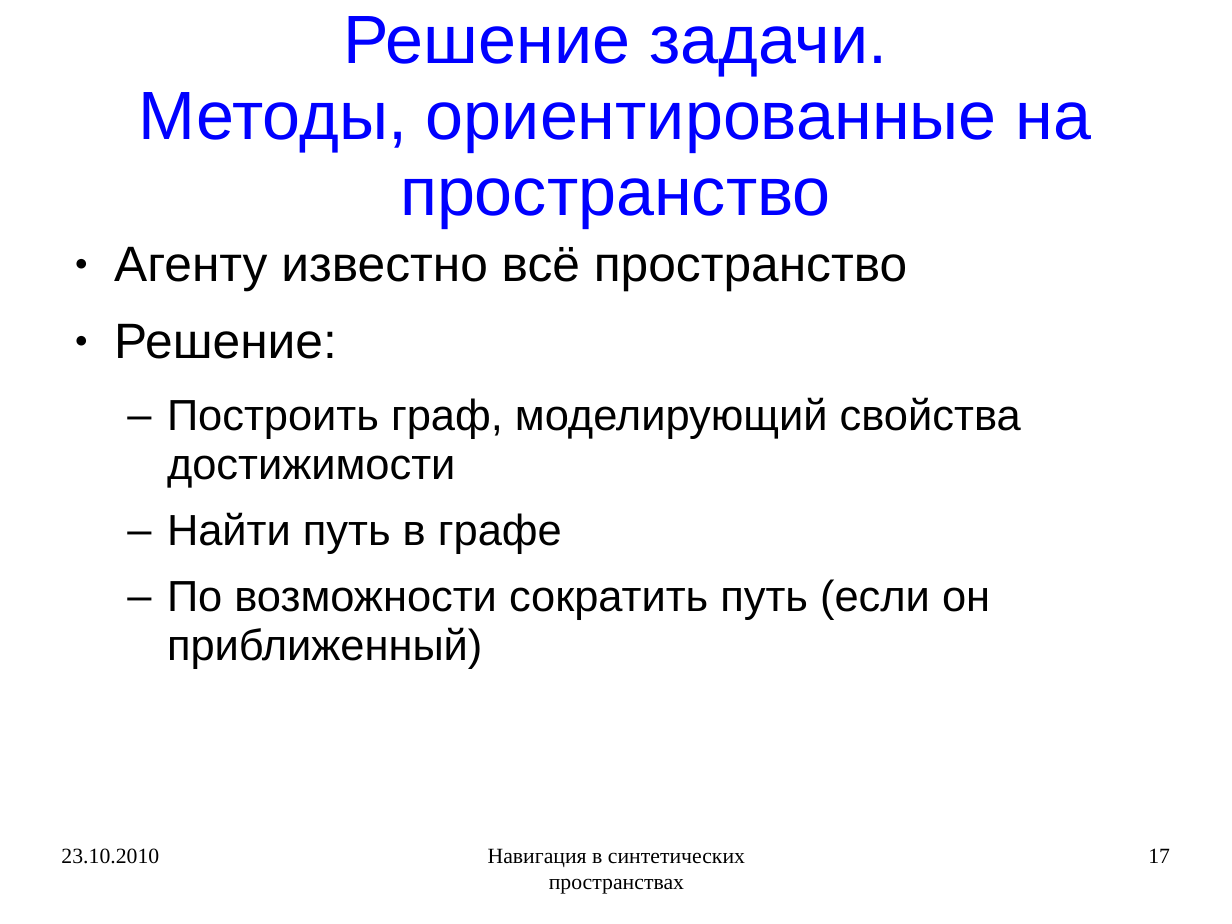
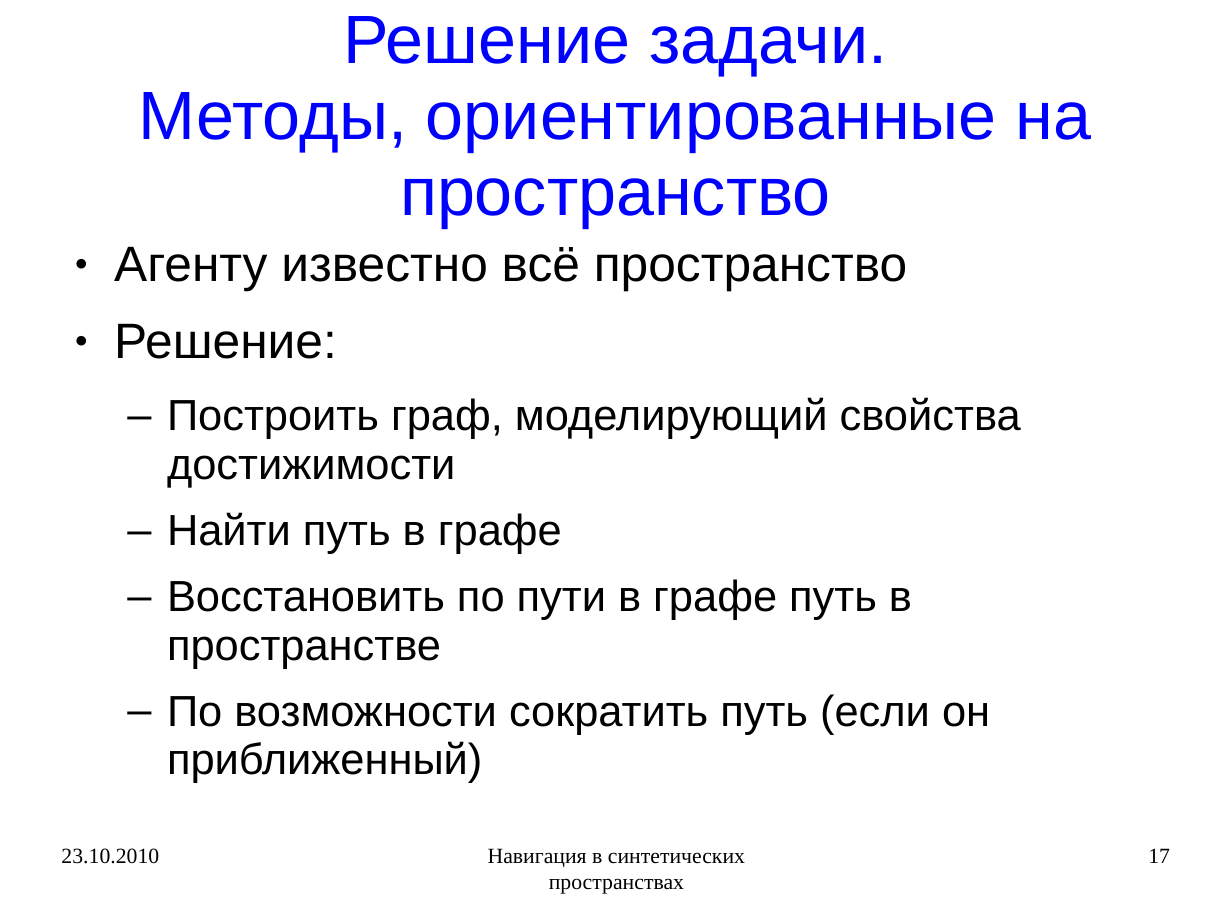
Before and after one commit to rutsky/semester09, a slide deck: slide 17 of Artificial_intelligence/Navigation_in_synthetic_space/50572_Rutsky_Navigation_in_synthetic_space.ppt. Drawn at 1232x924 pixels with LibreOffice and Linux fonts; fonts in the diff are those of the drawing. Boxes give left, top, right and bottom in pixels: in the first picture for what was removed or moved away, otherwise in the second. Text is boxed around its words. In the diff, an @@ line names an element or a change of style, - is before the commit and + after.

```diff
--- a/Artificial_intelligence/Navigation_in_synthetic_space/50572_Rutsky_Navigation_in_synthetic_space.ppt
+++ b/Artificial_intelligence/Navigation_in_synthetic_space/50572_Rutsky_Navigation_in_synthetic_space.ppt
@@ text at (x1=167, y1=579, x2=912, y2=669): paragraph added @@
+  – Восстановить по пути в графе путь в пространстве
```
Also in this commit, not shown: 2 other slides changed, 2 other files.
